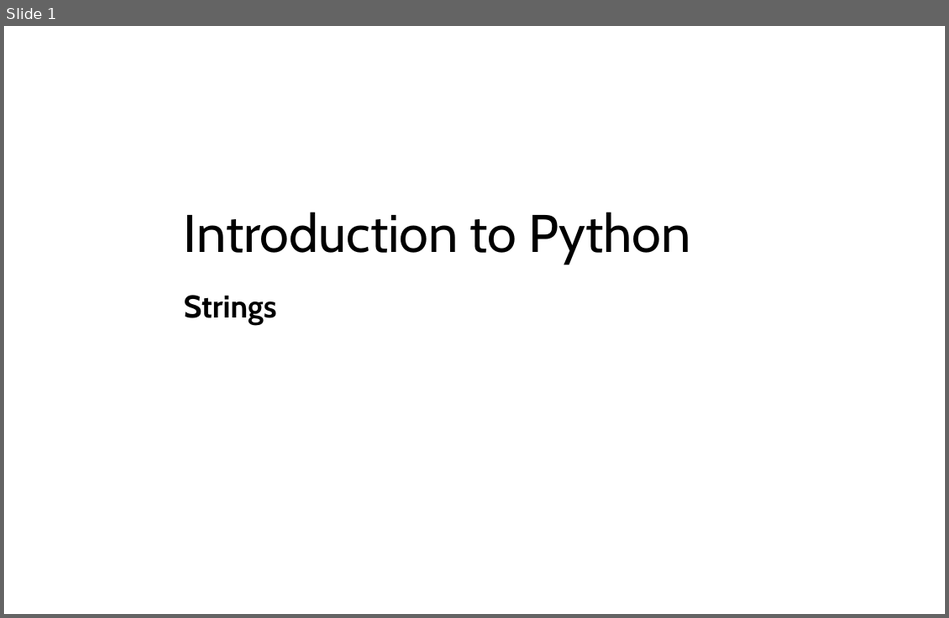
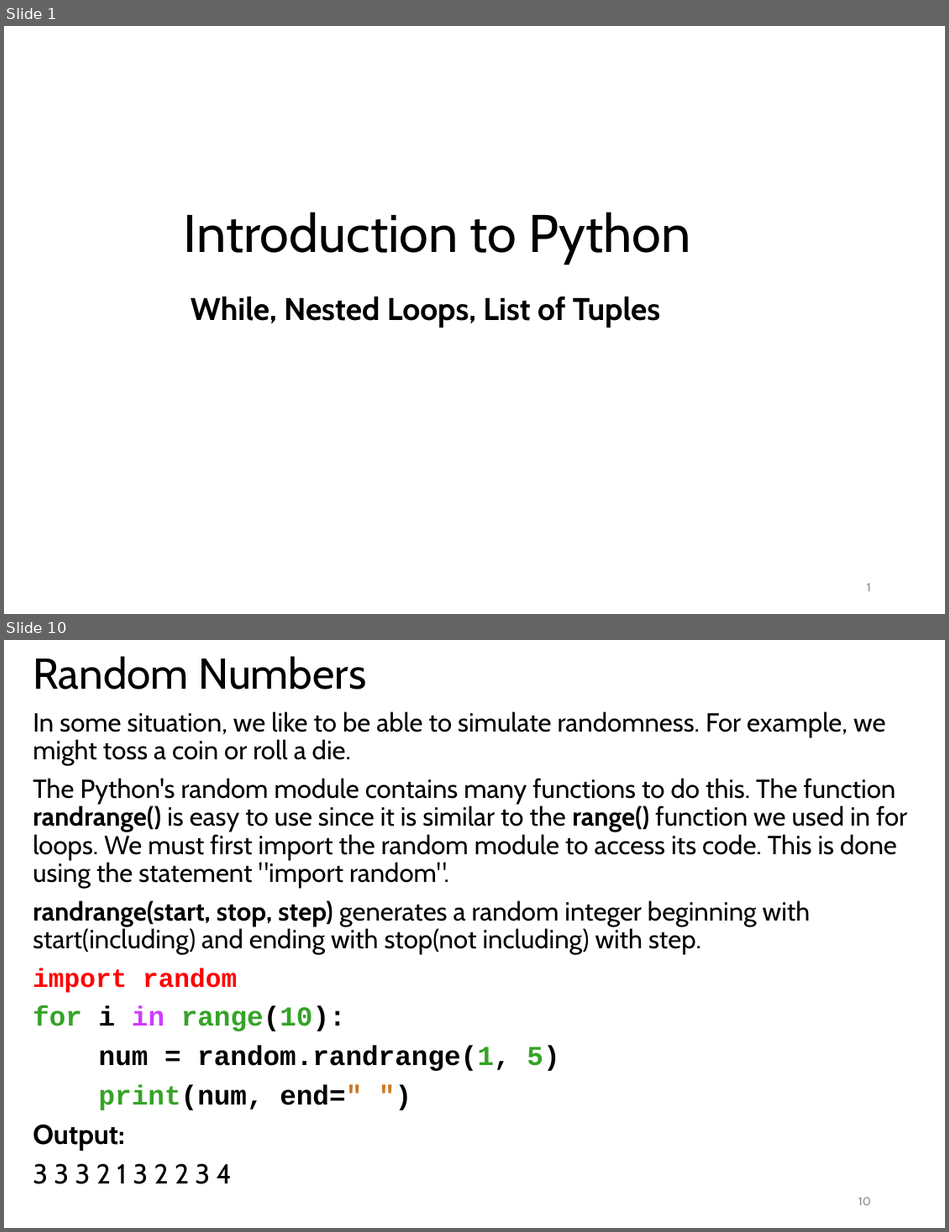
Before and after one commit to LongBaoNguyen/longbaonguyen.github.io, a slide deck: courses/apcsp/lect7.pptx. Shown one above the other, each under a label of ours: slide 1 before the commit, slides 1 and 10 after it; the slides between them are not shown. The pictures are 949x618 and 949x1232 pixels, drawn with LibreOffice and Linux fonts; fonts in the diff are those of the drawing. Boxes give left, top, right and bottom in pixels: in the first picture for what was removed or moved away, otherwise in the second. Text is boxed around its words. In the diff, an @@ line names an element or a change of style, - is before the commit and + after.

```diff
--- a/courses/apcsp/lect7.pptx
+++ b/courses/apcsp/lect7.pptx
@@ slide 10 added at (4,640,945,1228), background #FFFFFF @@
@@ title added at (33,656,367,690), 33 pt, text #000000 @@
+Random Numbers
@@ text added at (33,711,907,1184), 20 pt, text #000000 @@
+In some situation, we like to be able to simulate randomness. For example, we might toss a coin or roll a die.
+The Python's random module contains many functions to do this. The function randrange() is easy to use since it is similar to the range() function we used in for loops. We must first import the random module to access its code. This is done using the statement "import random".
+randrange(start, stop, step) generates a random integer beginning with start(including) and ending with stop(not including) with step.
+import random
+for i in range(10):
+num = random.randrange(1, 5)
+print(num, end=" ")
+Output:
+3 3 3 2 1 3 2 2 3 4
@@ page number added at (858,1197,871,1205), 9 pt, text #8C8C8C @@
+10
@@ slide 1 changed as well @@
@@ subtitle at (190,296,660,327): text changed @@
-Strings
+While, Nested Loops, List of Tuples
@@ page number added at (867,583,871,591), 9 pt, text #8C8C8C @@
+1
```
Also in this commit, not shown: 2 other slides changed, 18 other slides added, 25 slides removed, 9 other files.
